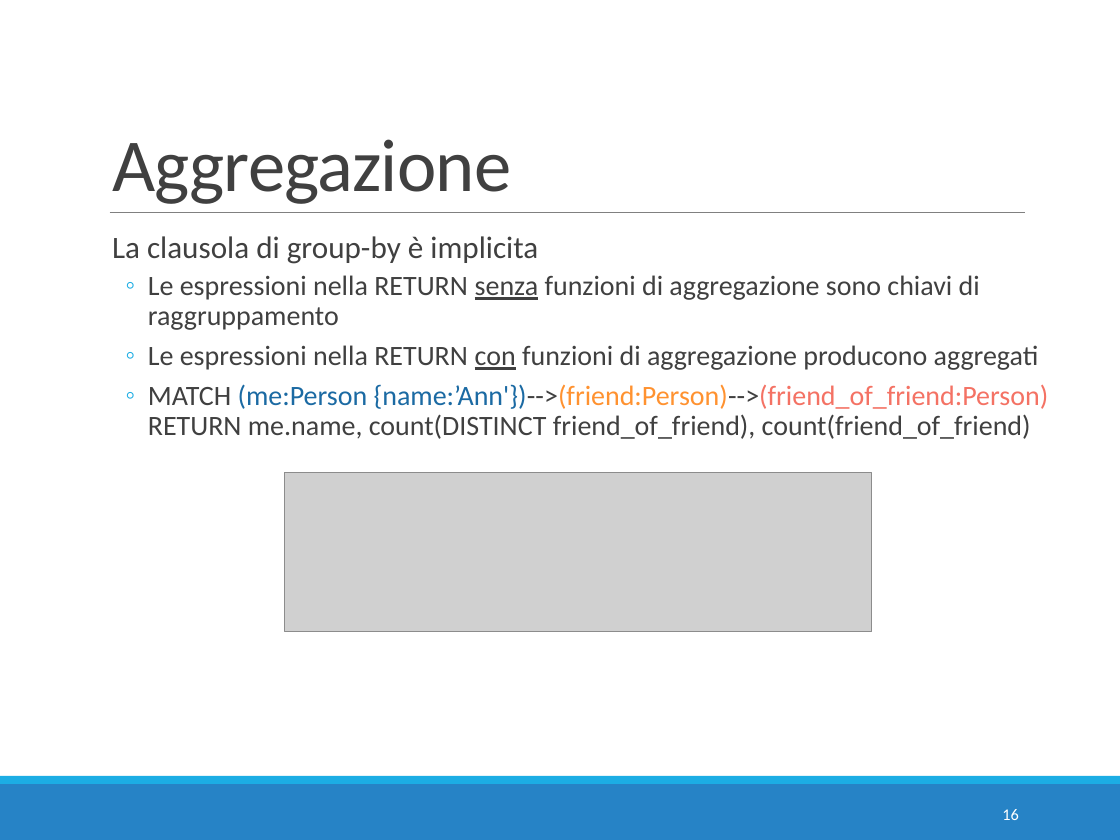
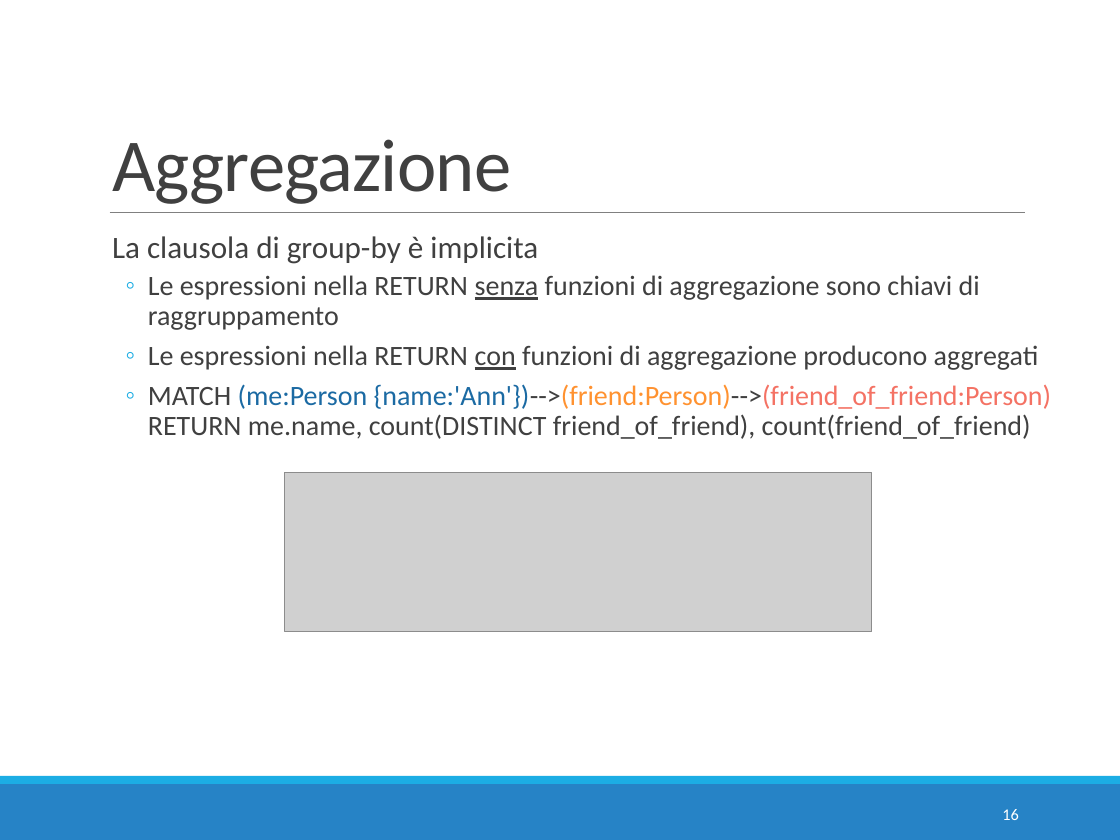
Before and after one commit to w4bo/teaching-nosql, a slide deck: slide 16 of slides/04 - E4 - Neo4j.pptx. Drawn at 1120x840 pixels with LibreOffice and Linux fonts; fonts in the diff are those of the drawing; grey boxes stand for pictures. Boxes give left, top, right and bottom in pixels: in the first picture for what was removed or moved away, otherwise in the second. Text is boxed around its words. In the diff, an @@ line names an element or a change of style, - is before the commit and + after.

Commit message:
update slides

```diff
--- a/slides/04 - E4 - Neo4j.pptx
+++ b/slides/04 - E4 - Neo4j.pptx
@@ text at <box>148,384,1052,439</box>: text changed @@
-  ◦ MATCH (me:Person {name:’Ann'})-->(friend:Person)-->(friend_of_friend:Person)
-    RETURN me.name, count(DISTINCT friend_of_friend), count(friend_of_friend)
+  ◦ MATCH (me:Person {name:'Ann'})-->(friend:Person)-->(friend_of_friend:Person)
+    RETURN me.name, count(DISTINCT friend_of_friend), count(friend_of_friend)
```
Also in this commit, not shown: 1 other file.
